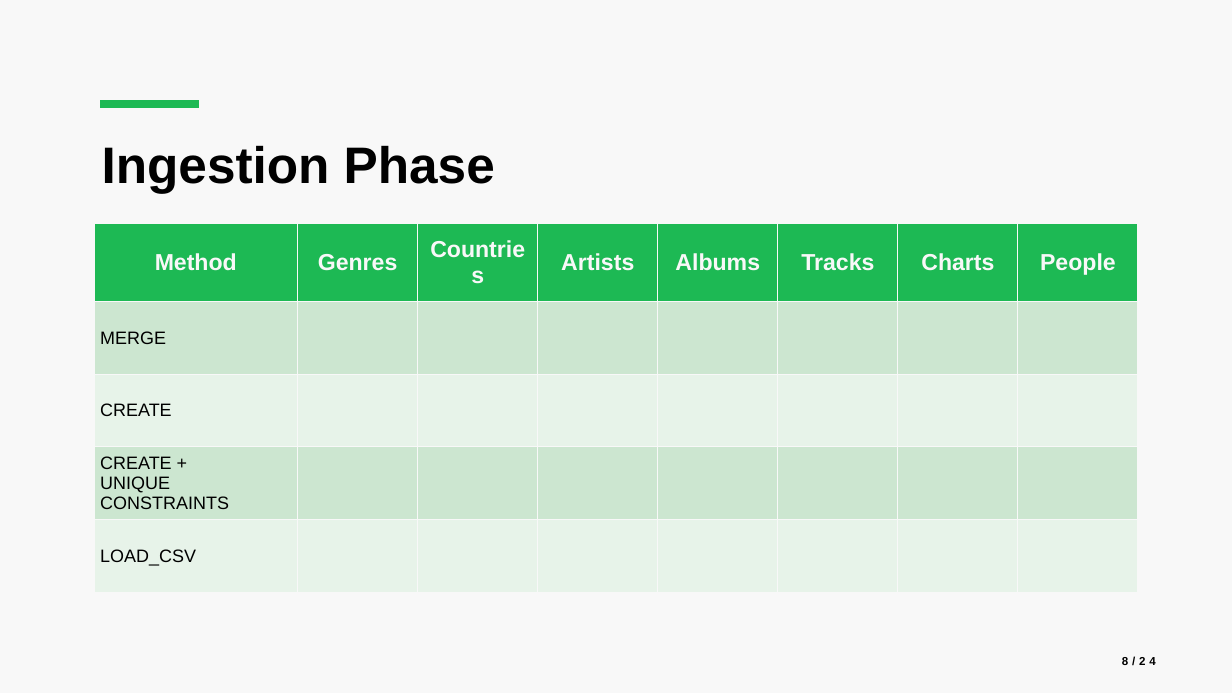
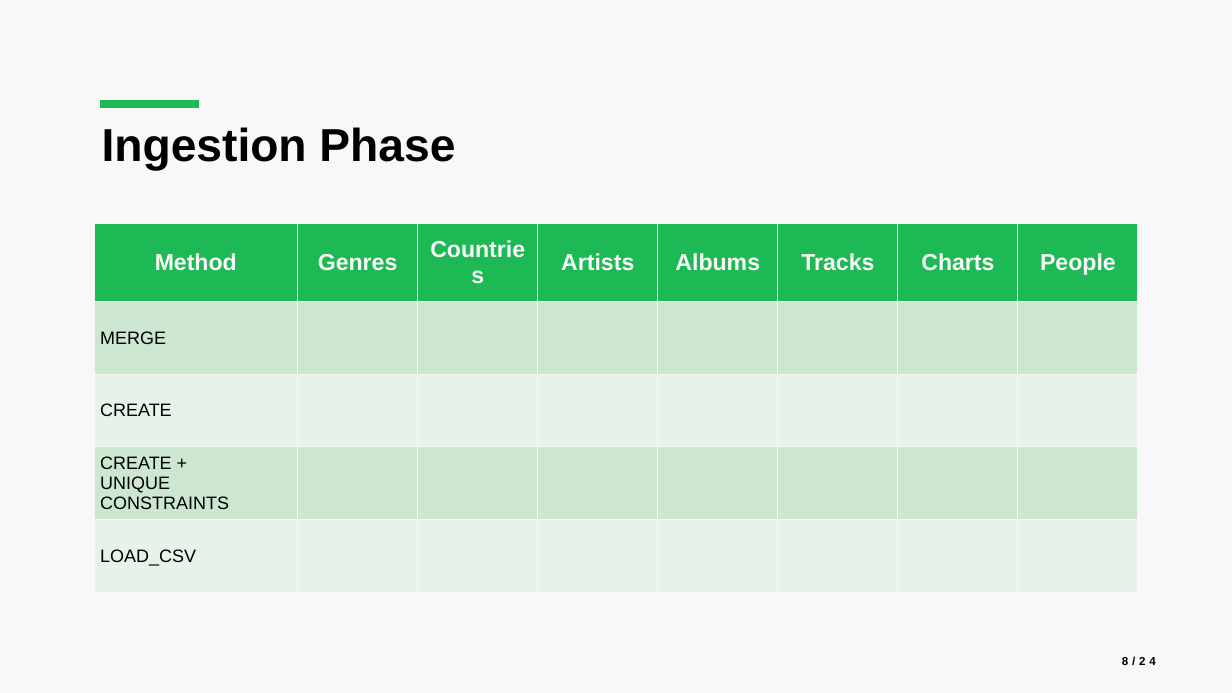
Before and after one commit to luca-martinelli-09/spotify-pg, a slide deck: slide 8 of slides/Spotify_Presentation.pptx. Drawn at 1232x693 pixels with LibreOffice and Linux fonts; fonts in the diff are those of the drawing. Boxes give left, top, right and bottom in pixels: in the first picture for what was removed or moved away, otherwise in the second. Text is boxed around its words. In the diff, an @@ line names an element or a change of style, - is before the commit and + after.

```diff
--- a/slides/Spotify_Presentation.pptx
+++ b/slides/Spotify_Presentation.pptx
@@ title "Ingestion Phase": place and size @@
-title "Ingestion Phase" at [102,145,495,193]
+title "Ingestion Phase" at [102,127,455,170]
@@ title "Ingestion Phase" at [102,127,455,170]: size 40 to 36 pt @@
```
Also in this commit, not shown: 6 other slides changed, 6 slides added, 1 slide removed, 7 other files.
